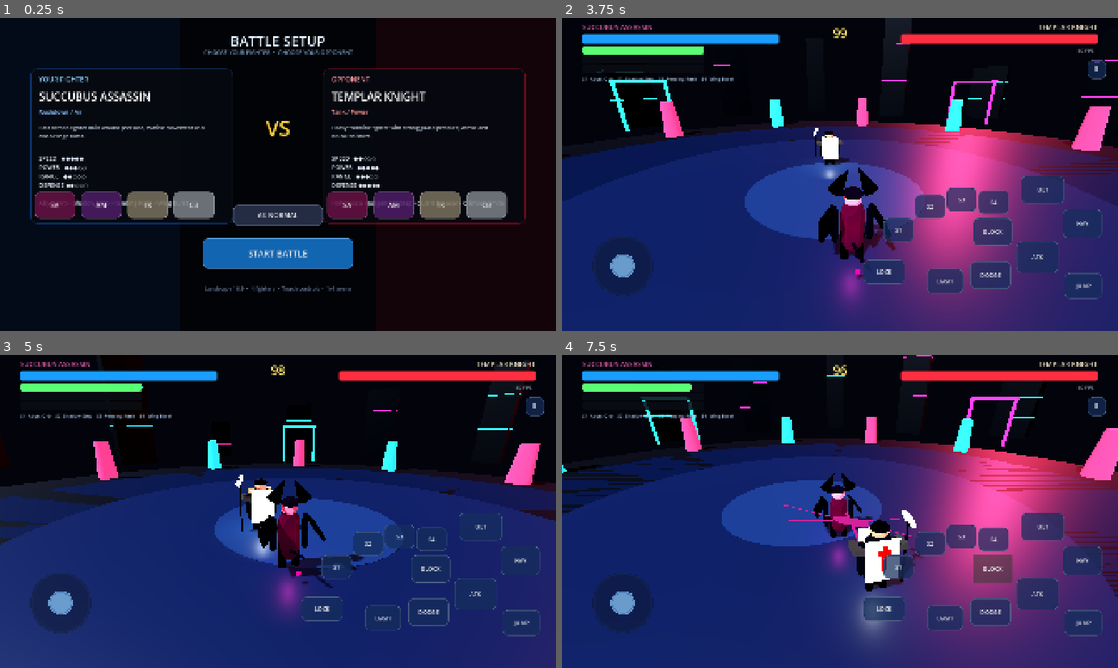
Above: before the commit, frames 1-4 (two rows, left to right).
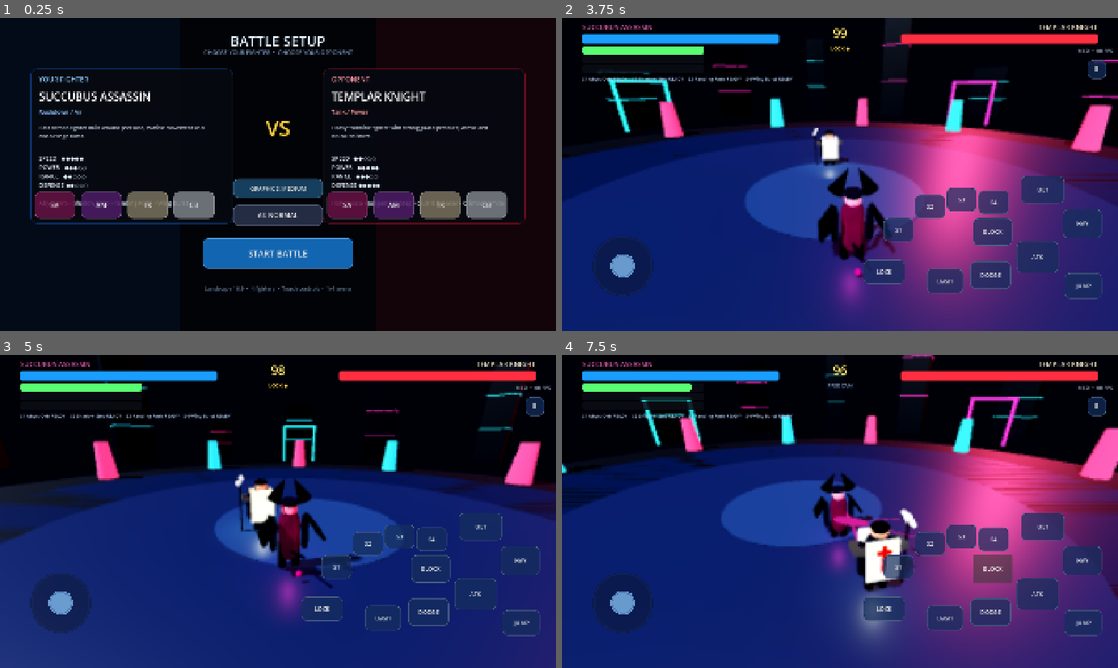
Above: after the commit, the same moments.

Repository: psgkri-design/AnimeArenaFighter
Game: Godot game, scene res://scenes/main.tscn
Two runs of this game, one before a commit and one after it. Both use one fixed random seed, a clock stepped at 60 frames per second and the inputs below.
Inputs (mouse positions are in pixels of both pictures, inside the frame that each line leads up to):
- Up to frame 1 (0.25 s): no input
- Up to frame 2 (3.75 s): click (840, 187) at 0.5 s, where only the run after the commit has a clickable "GRAPHICS: MEDIUM"; click (840, 187) at 1.25 s, where only the run after the commit has a clickable "GRAPHICS: HIGH"; click (840, 187) at 2 s, where only the run after the commit has a clickable "GRAPHICS: LOW"; click "AI: NORMAL" at 2.75 s; click "START BATTLE" at 3.5 s
- Up to frame 3 (5 s): drag from (61, 602) to (333, 442) at 4.27 s
- Up to frame 4 (7.5 s): drag from (728, 527) to (812, 574) at 5.02 s; move the mouse to (895, 442) at 5.77 s; hold D (move_right) 5.78-6.5 s; hold I (block) 5.78-6.5 s; tap O (lock_on) at 6.05 s; drag from (812, 574) to (673, 464) at 6.52 s; move the mouse to (1006, 558) at 7.27 s; hold A (move_left) from 7.28 s (still down); tap K (heavy) at 7.35 s

The runs differ from the first frame. In frame 1, 1.0% of the frame differs, in the area x 41-59%, y 51-58%; in frame 2, 3.9%; in frame 3, 3.9%; in frame 4, 5.3%, in the area x 0-100%, y 0-78%.

Commit message:
feat: add mobile graphics presets and HUD cooldowns

Diff:
--- a/scripts/arena_game.gd
+++ b/scripts/arena_game.gd
@@ -4,6 +4,7 @@
 const CameraScript = preload("res://scripts/combat_camera.gd")
 const HUDScript = preload("res://scripts/hud.gd")
 const VFXScript = preload("res://scripts/combat_vfx_pool.gd")
+const QualityScript = preload("res://scripts/quality_manager.gd")
 
 signal sfx_requested(cue, position)
 
@@ -16,6 +17,7 @@
 var selected_difficulty: int = 1
 var match_running: bool = false
 var vfx_pool
+var quality_manager
 var hit_stop_serial: int = 0
 
 func _ready() -> void:
@@ -30,6 +32,10 @@
     vfx_pool.name = "CombatVFXPool"
     add_child(vfx_pool)
 
+    quality_manager = QualityScript.new()
+    quality_manager.name = "QualityManager"
+    add_child(quality_manager)
+
     camera_rig = CameraScript.new()
     camera_rig.name = "CombatCamera"
     add_child(camera_rig)
@@ -42,6 +48,8 @@
     hud.restart_requested.connect(_restart_match)
     hud.menu_requested.connect(_return_to_menu)
     hud.time_expired.connect(_on_time_expired)
+    hud.quality_requested.connect(_on_quality_requested)
+    quality_manager.apply_preset(self, 1, vfx_pool)
 
 func _build_world() -> void:
     var environment_node := WorldEnvironment.new()
@@ -371,3 +379,8 @@
     await get_tree().create_timer(duration, true, false, true).timeout
     if serial == hit_stop_serial:
         Engine.time_scale = 1.0
+
+
+func _on_quality_requested(level: int) -> void:
+    if quality_manager != null:
+        quality_manager.apply_preset(self, level, vfx_pool)
--- a/scripts/ci_smoke_test.gd
+++ b/scripts/ci_smoke_test.gd
@@ -43,6 +43,13 @@
     _check(game.hud != null, "HUD created")
     _check(game.camera_rig != null, "combat camera created")
     _check(game.hud.menu_ui.visible, "character select visible on boot")
+
+    game.hud.quality_requested.emit(0)
+    await process_frame
+    _check(Engine.max_fps == 30, "LOW graphics preset applies 30 FPS cap")
+    game.hud.quality_requested.emit(1)
+    await process_frame
+    _check(Engine.max_fps == 60, "MEDIUM graphics preset restores 60 FPS cap")
 
     for variant in range(4):
         var enemy_variant: int = (variant + 1) % 4
--- a/scripts/hud.gd
+++ b/scripts/hud.gd
@@ -4,6 +4,7 @@
 signal restart_requested
 signal menu_requested
 signal time_expired
+signal quality_requested(level)
 
 const JoystickScript = preload("res://scripts/virtual_joystick.gd")
 const Roster = preload("res://scripts/character_data.gd")
@@ -13,6 +14,7 @@
 var selected_player: int = 0
 var selected_enemy: int = 2
 var selected_difficulty: int = 1
+var selected_quality: int = 1
 
 var menu_ui: Control
 var game_ui: Control
@@ -29,6 +31,7 @@
 var player_stats: Label
 var enemy_stats: Label
 var difficulty_button: Button
+var quality_button: Button
 var start_button: Button
 
 var player_hp: ProgressBar
@@ -44,6 +47,8 @@
 var combat_enemy_name: Label
 var round_timer_label: Label
 var skill_strip_label: Label
+var lock_indicator: Label
+var skill_names: Array[String] = []
 var round_time: float = 99.0
 var timer_finished: bool = false
 
@@ -66,7 +71,16 @@
         energy_bar.value = player.energy
         ultimate_bar.max_value = 100.0
         ultimate_bar.value = player.ultimate
-        fps_label.text = "%d FPS" % Engine.get_frames_per_second()
+        fps_label.text = "%s  •  %d FPS" % [["LOW","MED","HIGH"][selected_quality], Engine.get_frames_per_second()]
+        lock_indicator.text = "LOCK ◆" if player.lock_on else "FREE CAM"
+        lock_indicator.add_theme_color_override("font_color", Color(1.0,0.84,0.28) if player.lock_on else Color(0.48,0.58,0.72))
+        if skill_names.size() >= 4:
+            var cooldown_parts: Array[String] = []
+            for i in range(4):
+                var cooldown: float = player.skill_cooldowns[i]
+                var suffix: String = " %.1f" % cooldown if cooldown > 0.05 else " READY"
+                cooldown_parts.append("S%d %s%s" % [i + 1, skill_names[i], suffix])
+            skill_strip_label.text = "    ".join(cooldown_parts)
         if not result_ui.visible and not get_tree().paused and not timer_finished:
             round_time = maxf(0.0, round_time - _delta)
             round_timer_label.text = "%02d" % int(ceil(round_time))
@@ -95,6 +109,9 @@
     combat_enemy_name.add_theme_color_override("font_color", enemy_data.color.lightened(0.24))
 
     var skills: Array = player_data.skills
+    skill_names.clear()
+    for skill in skills:
+        skill_names.append(String(skill))
     skill_strip_label.text = "S1  %s    S2  %s    S3  %s    S4  %s" % [skills[0], skills[1], skills[2], skills[3]]
     set_combo(0)
 
@@ -193,6 +210,11 @@
 
     _build_roster_buttons(true)
     _build_roster_buttons(false)
+
+    quality_button = _menu_button("GRAPHICS: MEDIUM", Vector2(805, 555), Vector2(310, 66), Color(0.10, 0.28, 0.42))
+    quality_button.add_theme_font_size_override("font_size", 20)
+    quality_button.pressed.connect(_cycle_quality)
+    menu_ui.add_child(quality_button)
 
     difficulty_button = _menu_button("AI: NORMAL", Vector2(805, 645), Vector2(310, 72), Color(0.16, 0.20, 0.30))
     difficulty_button.pressed.connect(_cycle_difficulty)
@@ -279,6 +301,11 @@
     selected_difficulty = (selected_difficulty + 1) % 3
     difficulty_button.text = ["AI: EASY", "AI: NORMAL", "AI: HARD"][selected_difficulty]
 
+func _cycle_quality() -> void:
+    selected_quality = (selected_quality + 1) % 3
+    quality_button.text = "GRAPHICS: %s" % ["LOW", "MEDIUM", "HIGH"][selected_quality]
+    quality_requested.emit(selected_quality)
+
 func _build_game_ui() -> void:
     game_ui = Control.new()
     game_ui.set_anchors_and_offsets_preset(Control.PRESET_FULL_RECT)
@@ -311,10 +338,15 @@
     game_ui.add_child(ultimate_bar)
 
     skill_strip_label = _label("",Vector2(70,198),16,Color(0.68,0.78,0.92))
-    skill_strip_label.size = Vector2(980,30)
+    skill_strip_label.size = Vector2(1220,30)
     game_ui.add_child(skill_strip_label)
 
-    combo_label = _label("",Vector2(0,215),34,Color(1.0,0.88,0.35))
+    lock_indicator = _label("LOCK ◆",Vector2(860,92),18,Color(1.0,0.84,0.28))
+    lock_indicator.size = Vector2(200,34)
+    lock_indicator.horizontal_alignment = HORIZONTAL_ALIGNMENT_CENTER
+    game_ui.add_child(lock_indicator)
+
+    combo_label = _label("",Vector2(0,235),34,Color(1.0,0.88,0.35))
     combo_label.size = Vector2(1920,55)
     combo_label.horizontal_alignment = HORIZONTAL_ALIGNMENT_CENTER
     game_ui.add_child(combo_label)
--- /dev/null
+++ b/scripts/quality_manager.gd
@@ -0,0 +1,44 @@
+extends Node
+
+enum Preset { LOW, MEDIUM, HIGH }
+
+var current_level: int = Preset.MEDIUM
+
+func apply_preset(root: Node, level: int, vfx_pool = null) -> void:
+    current_level = clampi(level, Preset.LOW, Preset.HIGH)
+    var viewport := get_viewport()
+
+    match current_level:
+        Preset.LOW:
+            Engine.max_fps = 30
+            viewport.scaling_3d_scale = 0.72
+            viewport.msaa_3d = Viewport.MSAA_DISABLED
+            viewport.positional_shadow_atlas_size = 0
+        Preset.MEDIUM:
+            Engine.max_fps = 60
+            viewport.scaling_3d_scale = 0.88
+            viewport.msaa_3d = Viewport.MSAA_2X
+            viewport.positional_shadow_atlas_size = 1024
+        Preset.HIGH:
+            Engine.max_fps = 60
+            viewport.scaling_3d_scale = 1.0
+            viewport.msaa_3d = Viewport.MSAA_4X
+            viewport.positional_shadow_atlas_size = 2048
+
+    _apply_light_quality(root)
+
+    if vfx_pool != null and vfx_pool.has_method("set_quality"):
+        vfx_pool.set_quality(current_level)
+
+func _apply_light_quality(root: Node) -> void:
+    for child in root.get_children():
+        if child is DirectionalLight3D:
+            var light := child as DirectionalLight3D
+            var is_key_light: bool = light.light_energy > 0.6
+            if is_key_light:
+                light.shadow_enabled = current_level > Preset.LOW
+                light.directional_shadow_max_distance = 34.0 if current_level == Preset.MEDIUM else (46.0 if current_level == Preset.HIGH else 0.0)
+        _apply_light_quality(child)
+
+func preset_name() -> String:
+    return ["LOW", "MEDIUM", "HIGH"][current_level]
Not shown, changed: CHANGELOG_GAME.md
